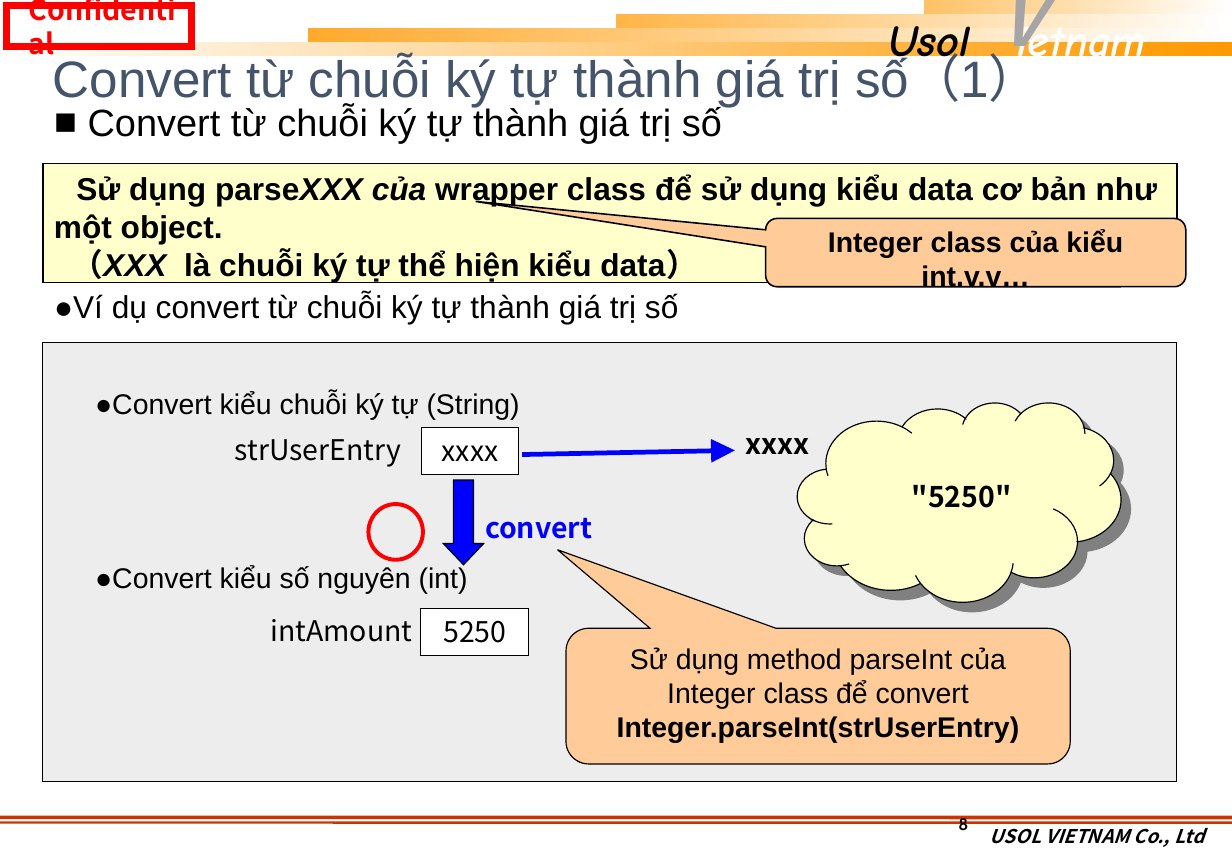
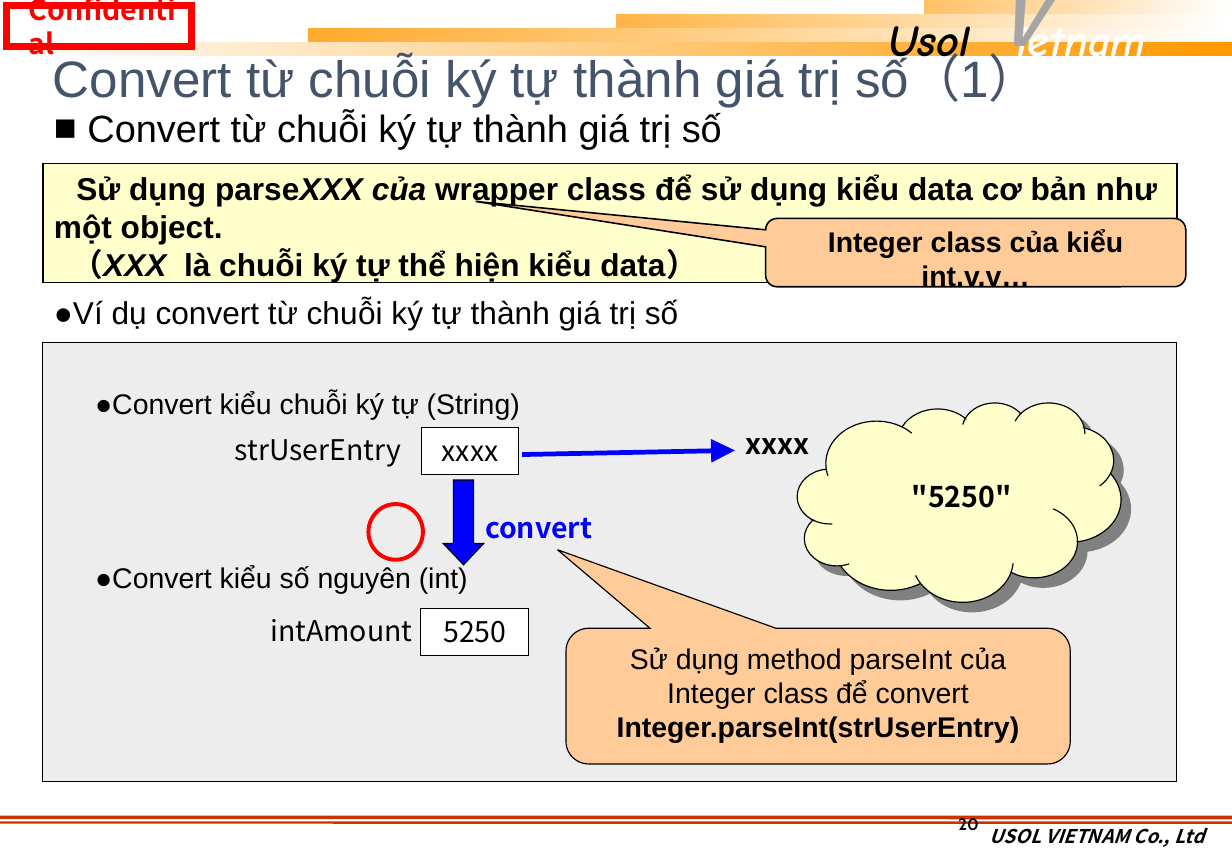
Before and after one commit to khuongmaingoc/javaDoc, a slide deck: slide 20 of Java_Week2.pptx (slide 8 before the commit). Drawn at 1232x853 pixels with LibreOffice and Linux fonts; fonts in the diff are those of the drawing; background and template pictures are left out. Boxes give left, top, right and bottom in pixels: in the first picture for what was removed or moved away, otherwise in the second. Text is boxed around its words. In the diff, an @@ line names an element or a change of style, - is before the commit and + after.

```diff
--- a/Java_Week2.pptx
+++ b/Java_Week2.pptx
@@ text "Convert từ chuỗi ký tự ..." moved from (x1=54, y1=106, x2=722, y2=324) to (x1=54, y1=112, x2=722, y2=330) @@
@@ page number at (x1=958, y1=816, x2=978, y2=834): text changed @@
-8
+20
```
Also in this commit, not shown: 13 other slides changed, 19 slides added, 3 other files.
